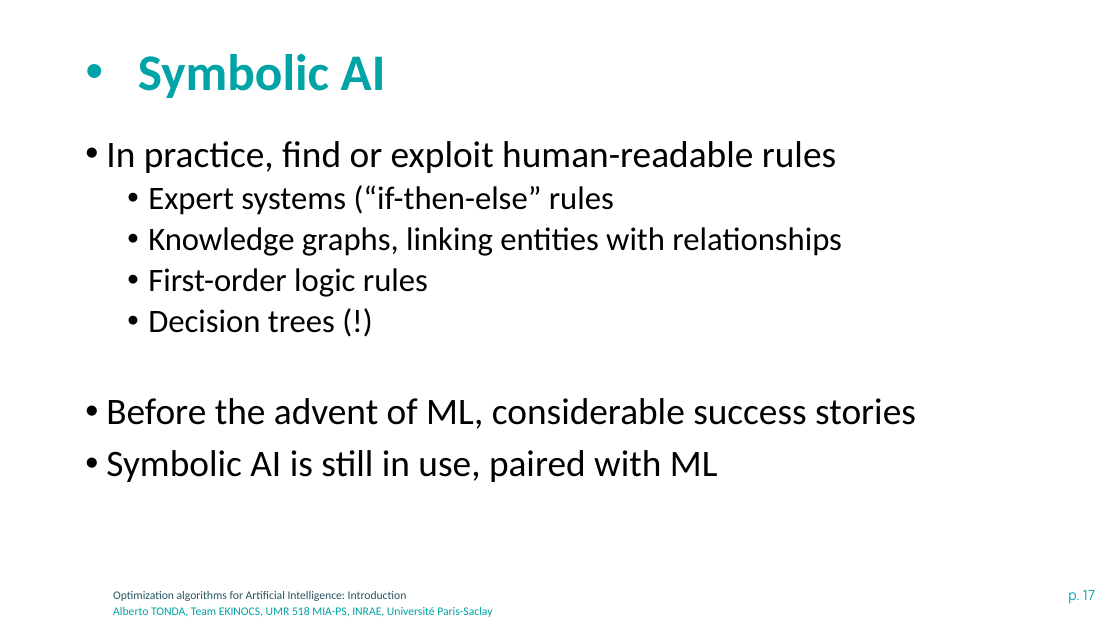
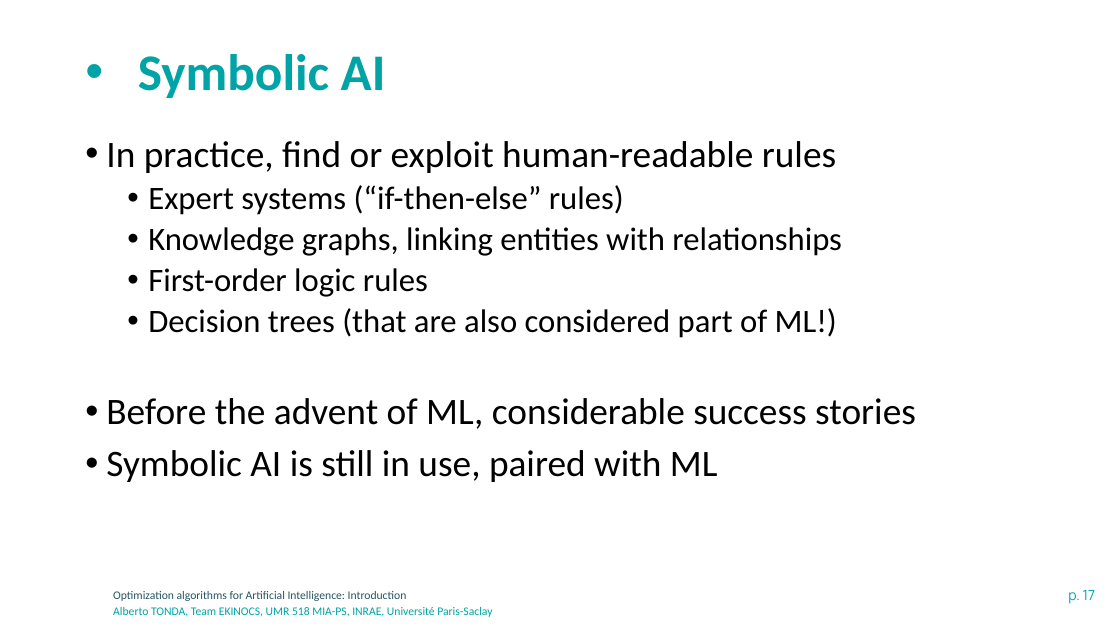
Before and after one commit to albertotonda/teaching, a slide deck: slide 17 of optimization-methods-for-artificial-intelligence/introduction.pptx. Drawn at 1120x630 pixels with LibreOffice and Linux fonts; fonts in the diff are those of the drawing; background and template pictures are left out. Boxes give left, top, right and bottom in pixels: in the first picture for what was removed or moved away, otherwise in the second. Text is boxed around its words. In the diff, an @@ line names an element or a change of style, - is before the commit and + after.

```diff
--- a/optimization-methods-for-artificial-intelligence/introduction.pptx
+++ b/optimization-methods-for-artificial-intelligence/introduction.pptx
@@ text at [148, 185, 624, 215]: text changed @@
-  • Expert systems (“if-then-else” rules
+  • Expert systems (“if-then-else” rules)
@@ text at [148, 308, 837, 338]: text changed @@
-  • Decision trees (!)
+  • Decision trees (that are also considered part of ML!)
```
Also in this commit, not shown: 2 other slides changed, 1 slide added, 6 other files.
